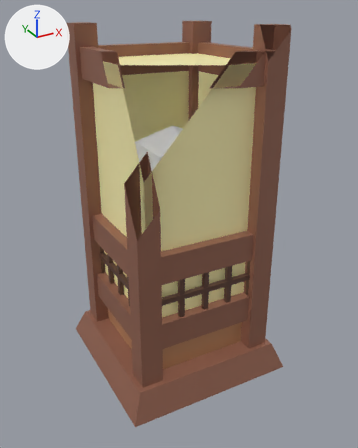
Renders of the FBX model Assets/Prefabs/Decorations/Lights/Object/light1.fbx from each side of a commit.
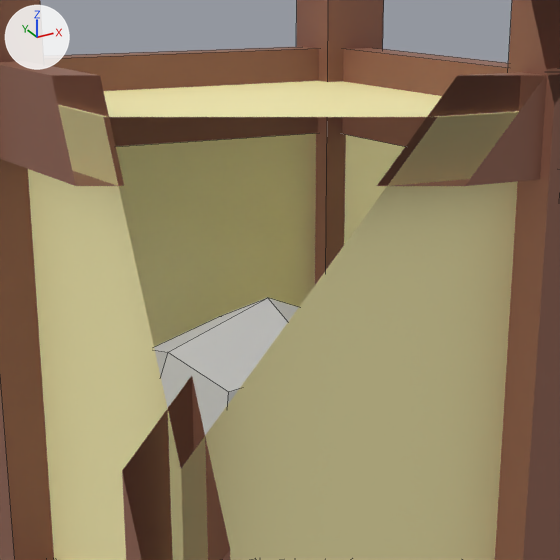
Old and new are each drawn whole from a 50 mm camera at (-2.5, -4.69, 3.92) aimed at (0.02, -0.1, 1.63) and again close up on the part from 23% to 75% of the width and 6% to 48% of the height. The axes (+X, +Y, +Z) are drawn at upper left. The lights are the same throughout. The close-ups show mesh edges as thin lines. Everything nearer to the camera than a plane just in front of the edit is cut away.
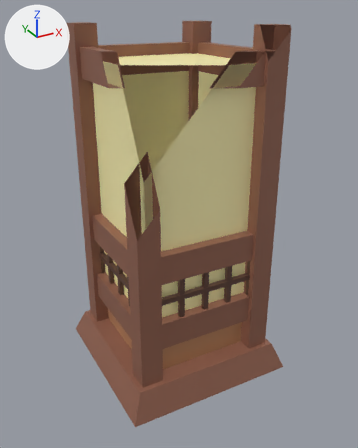
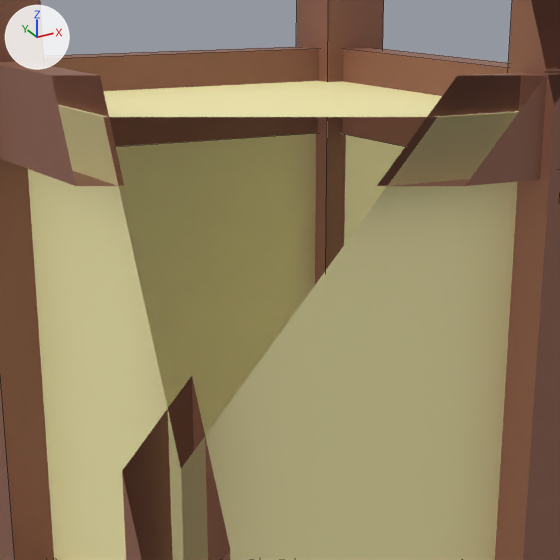
Location of each change, [x1, y1, x2, y2] in pixels of the close-ups (560 x 560 px):
part 1 of me_cube, deleted
    before: [154, 298, 299, 435]

Diff of the bpy script that builds the scene:
```diff
--- a/Assets/Prefabs/Decorations/Lights/Object/light1.fbx.py
+++ b/Assets/Prefabs/Decorations/Lights/Object/light1.fbx.py
@@ me_cube @@
 me_cube.from_pydata(...)  # 386 vertices, 306 faces; spans x -1.0..1.0, y -1.0..1.0, z -0.16..3.76
 # used by ob_cube; location = (0.0, 0.0, 0.0)
+# me_cube part 1: the loose piece of 26 vertices spanning x -0.55..0.55, y -0.55..0.55, z 1.66..2.75 is deleted
 me_cube.materials.append(mat_wood)
@@ me_cube @@
 me_cube.materials.append(mat_wood3)
-me_cube.materials.append(mat_light2)  # white #e7e7e7
```
